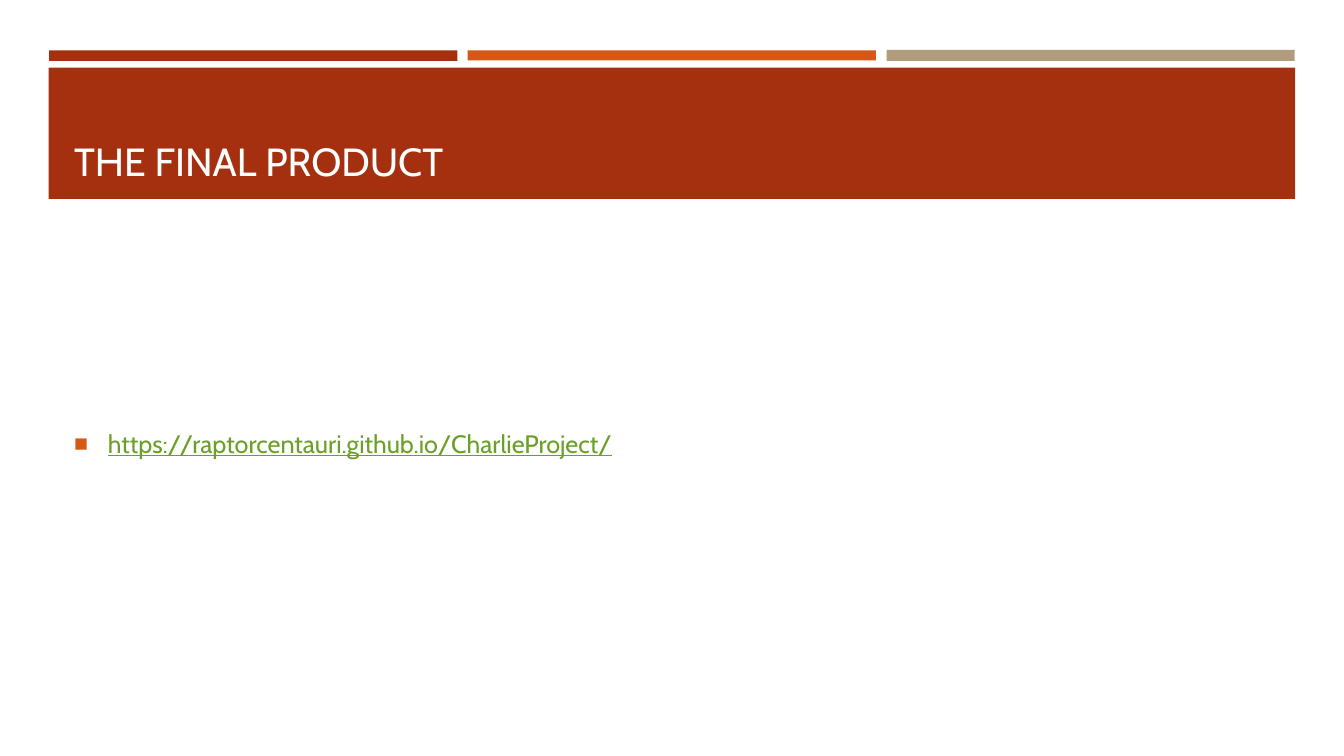
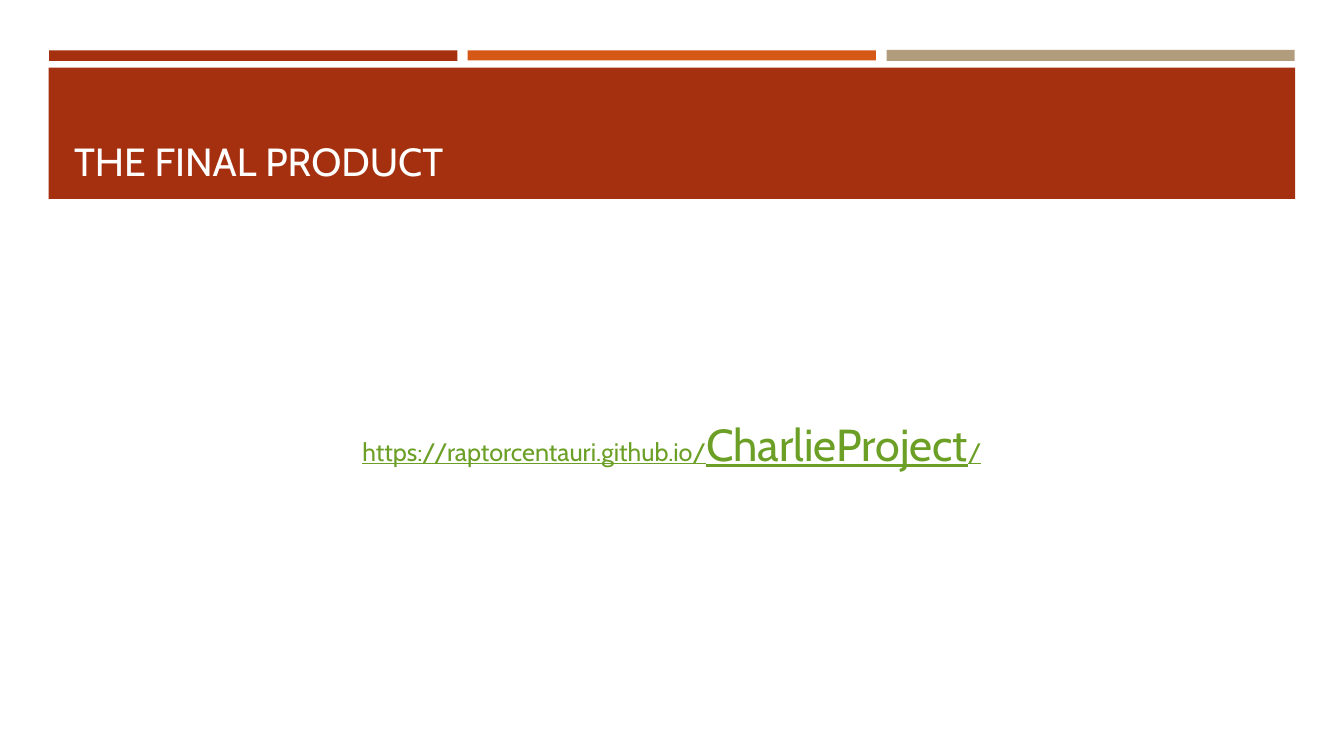
Before and after one commit to RaptorCentauri/Pokedex, a slide deck: slide 9 of The pokeproject.pptx (slide 8 before the commit). Drawn at 1344x756 pixels with LibreOffice and Linux fonts; fonts in the diff are those of the drawing. Boxes give left, top, right and bottom in pixels: in the first picture for what was removed or moved away, otherwise in the second. Text is boxed around its words. In the diff, an @@ line names an element or a change of style, - is before the commit and + after.

```diff
--- a/The pokeproject.pptx
+++ b/The pokeproject.pptx
@@ text "https://raptorcentauri.github.io/CharlieProject/" at (x1=362, y1=427, x2=968, y2=471): size 18 to 32 pt in "https://raptorcentauri.github.io/CharlieProject/"; alignment left to centre; bullet ■ to none @@
```
Also in this commit, not shown: 6 other slides changed, 1 slide added.
